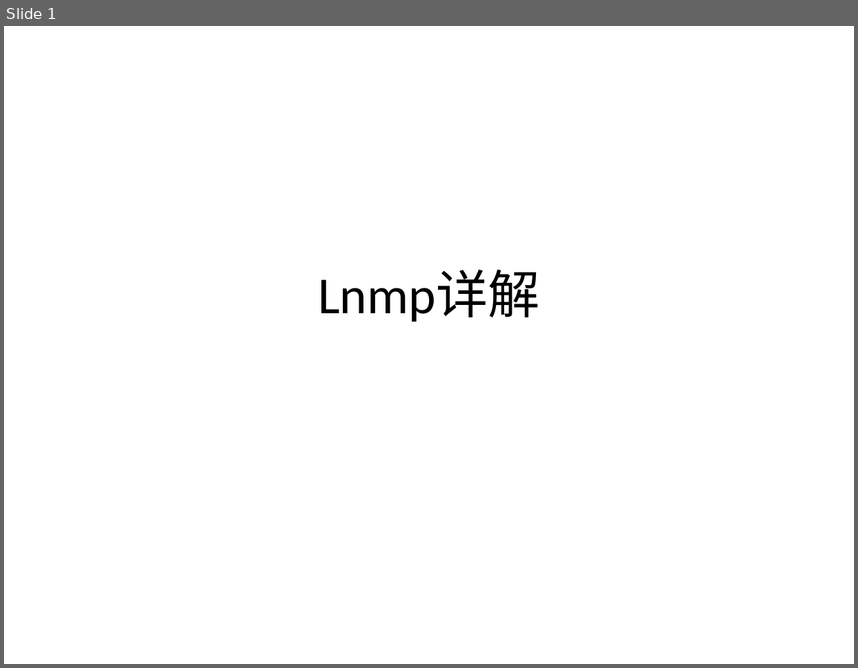
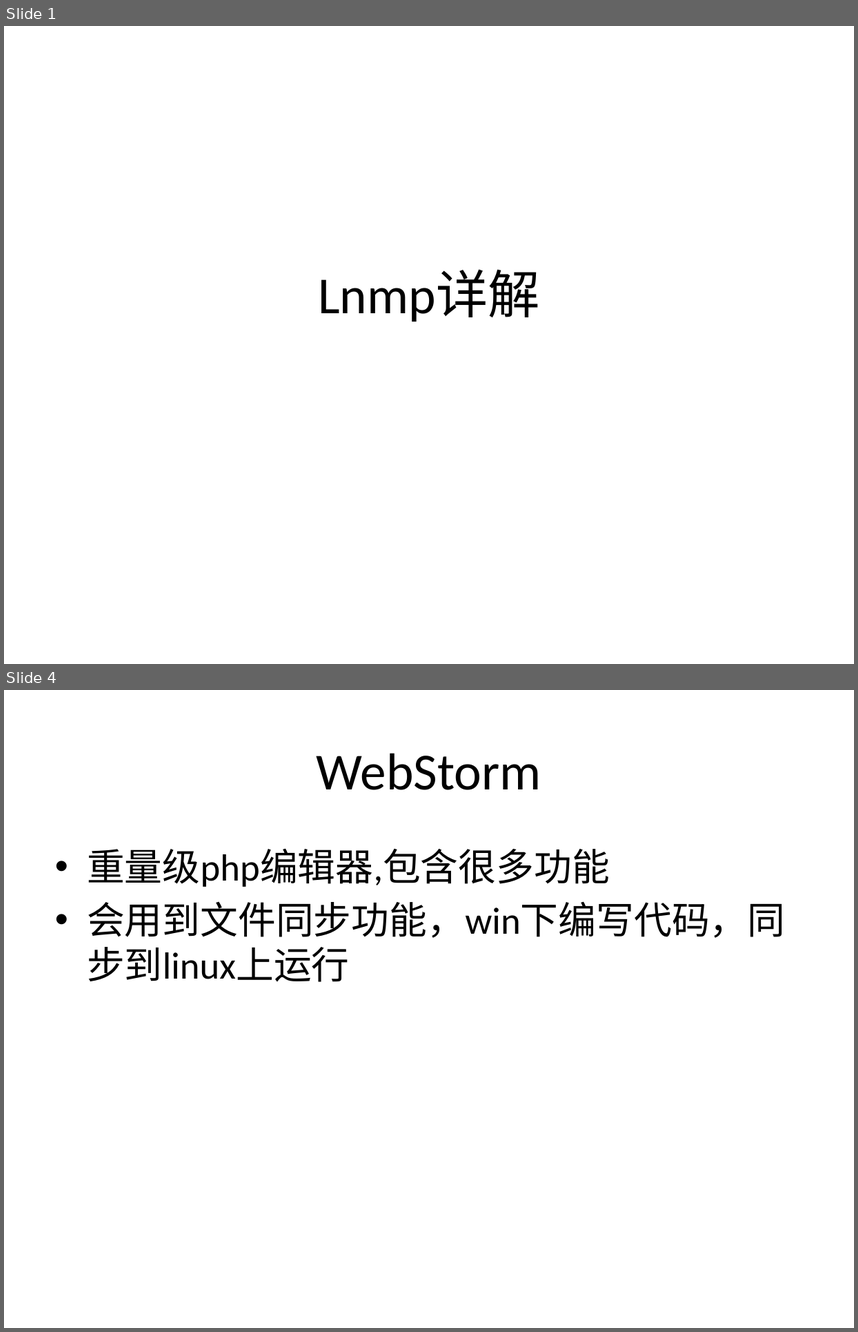
Before and after one commit to zhan3333/php-example, a slide deck: doc/ppt/lnmp.pptx. Shown one above the other, each under a label of ours: slide 1 before the commit, slides 1 and 4 after it; the slides between them are not shown. The pictures are 858x668 and 858x1332 pixels, drawn with LibreOffice and Linux fonts; fonts in the diff are those of the drawing. Boxes give left, top, right and bottom in pixels: in the first picture for what was removed or moved away, otherwise in the second. Text is boxed around its words. In the diff, an @@ line names an element or a change of style, - is before the commit and + after.

```diff
--- a/doc/ppt/lnmp.pptx
+++ b/doc/ppt/lnmp.pptx
@@ slide 4 added at <box>4,690,854,1328</box>, background #FFFFFF @@
@@ title added at <box>317,753,542,790</box>, 44 pt, text #000000 @@
+WebStorm
@@ text added at <box>87,848,785,982</box>, 32 pt, text #000000 @@
+• 重量级php编辑器,包含很多功能
+• 会用到文件同步功能，win下编写代码，同步到linux上运行
```
Also in this commit, not shown: 2 slides changed, 3 other slides added, 2 other files.
